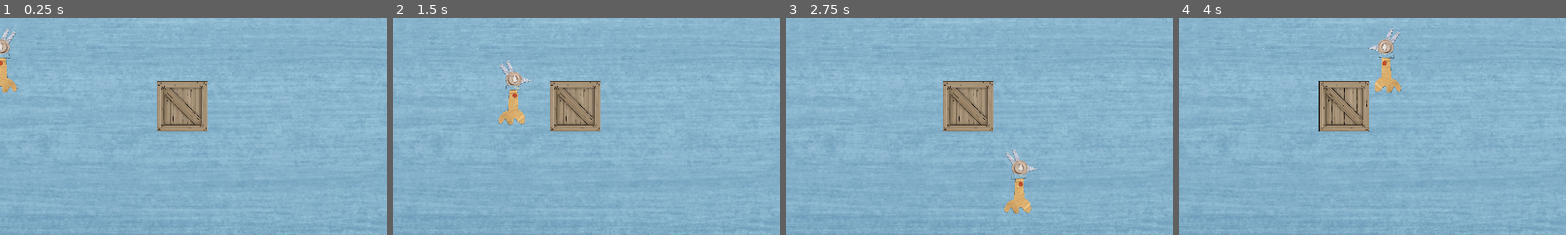
Above: before the commit, frames 1-4 (left to right).
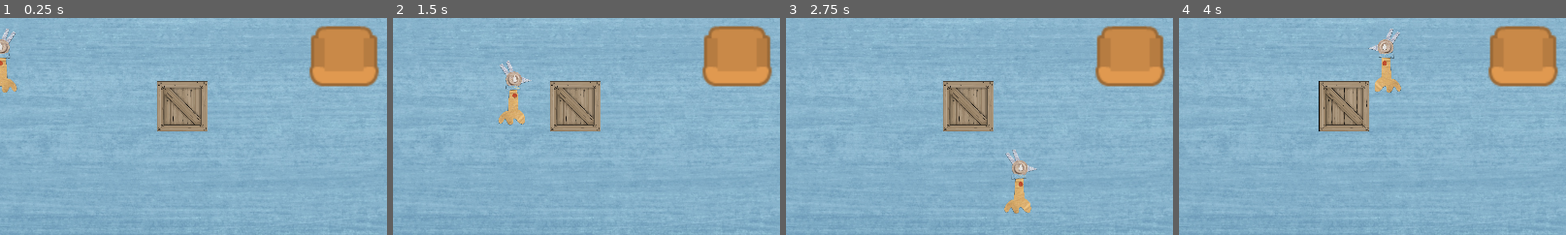
Above: after the commit, the same moments.

Repository: ZaninAndrea/shovel-jam-25
Game: Godot game, scene res://scenes/rooms/cockpit/cockpit.tscn
Same seed, same stepped clock (60 frames per second), same inputs: the game is played once before the commit and once after it.
Inputs:
- Up to frame 1 (0.25 s): no input
- Up to frame 2 (1.5 s): tap Enter at 0.5 s; hold Right (ui_right) 0.53-1.28 s; hold 1 (select_slot_1) 0.53-1.28 s; hold Down (ui_down) from 1.28 s (still down); tap E (push) at 1.35 s
- Up to frame 3 (2.75 s): tap 1 (select_slot_1) at 1.55 s; release Down (ui_down) at 2.03 s; hold Right (ui_right) from 2.03 s (still down); hold 1 (select_slot_1) from 2.03 s (still down)
- Up to frame 4 (4 s): release Right (ui_right) at 2.78 s; release 1 (select_slot_1) at 2.78 s; hold Up (ui_up) 2.78-3.53 s; tap 1 (select_slot_1) at 2.85, 3.8 s; hold Left (ui_left) from 3.53 s (still down); hold E (push) from 3.53 s (still down)
The pictures show only the part of the screen within x 33-83%, y 47-96%; the shares and areas given below are measured in that part.

The runs differ from the first frame. In frame 1, 4.7% of the frame differs, in the area x 79-98%, y 3-32%; in frame 2, 4.7%; in frame 3, 4.7%; in frame 4, 4.7%.

Commit message:
Implementata chest

Diff:
--- a/autoload/inventory/inventory.gd
+++ b/autoload/inventory/inventory.gd
@@ -12,8 +12,21 @@
 	items[slot-1] = item
 	item_set.emit(item, slot)
 
+func remove_item(slot: int):
+	items[slot-1] = null
+
 func get_item(slot: int) -> Item:
 	if slot <= 0 or slot > 2:
 		push_error("Cannot get slot ", slot)
 
 	return items[slot-1]
+
+func find_item(item: Item) -> int:
+	var item_1 = get_item(1)
+	var item_2 = get_item(2)
+	if item_1 != null and item_1.id == item.id:
+		return 1
+	elif item_2 !=null and item_2.id == item.id:
+		return 2
+	else:
+		return -1
--- /dev/null
+++ b/resources/items/prize.tres
@@ -0,0 +1,11 @@
+[gd_resource type="Resource" script_class="Item" load_steps=3 format=3 uid="uid://cy1nygipa7857"]
+
+[ext_resource type="Texture2D" uid="uid://dxw5snykyx0nn" path="res://assets/sprites/prize.png" id="1_jy6oo"]
+[ext_resource type="Script" uid="uid://c4rw8efovyv70" path="res://autoload/inventory/item.gd" id="2_xvw6g"]
+
+[resource]
+script = ExtResource("2_xvw6g")
+id = "prize"
+name = "Prize"
+icon = ExtResource("1_jy6oo")
+metadata/_custom_type_script = "uid://c4rw8efovyv70"
--- /dev/null
+++ b/scenes/objects/chest/chest.gd
@@ -0,0 +1,30 @@
+class_name Chest extends Interactable
+
+@export var key: Item = null
+@export var drop: Item = null
+@export var consume_key: bool = true
+@export var consume_chest: bool = true
+@export var drop_offset: Vector2 = Vector2(0, 32)
+const DROPPED_ITEM = preload("res://scenes/objects/dropped_item/dropped_item.tscn")
+
+func interact():
+	var key_slot = Inventory.find_item(key)
+	if key_slot == -1:
+		print("You don't have the key")
+		return
+
+	# Remove the key if needed
+	if consume_key:
+		Inventory.remove_item(key_slot)
+
+	# Spawn the dropped item
+	if drop:
+		var dropped = DROPPED_ITEM.instantiate()
+		dropped.item = drop
+		get_tree().current_scene.add_child(dropped)
+		dropped.global_position = self.global_position + drop_offset
+		print("Dropped item spawned at ", dropped.global_position)
+
+	#	Remove the checst if needed
+	if consume_chest:
+		self.queue_free()
--- /dev/null
+++ b/scenes/objects/chest/chest.tscn
@@ -0,0 +1,19 @@
+[gd_scene load_steps=4 format=3 uid="uid://k4jkbv3qye3q"]
+
+[ext_resource type="Script" uid="uid://brklajdl3dv65" path="res://scenes/objects/chest/chest.gd" id="1_vmxm4"]
+[ext_resource type="Texture2D" uid="uid://dl07kds6atdxp" path="res://assets/sprites/chest.png" id="1_yv7tv"]
+
+[sub_resource type="RectangleShape2D" id="RectangleShape2D_vmxm4"]
+size = Vector2(46, 42)
+
+[node name="Chest" type="StaticBody2D"]
+collision_layer = 4
+collision_mask = 0
+script = ExtResource("1_vmxm4")
+
+[node name="CollisionShape2D" type="CollisionShape2D" parent="."]
+position = Vector2(0, 1)
+shape = SubResource("RectangleShape2D_vmxm4")
+
+[node name="Sprite2D" type="Sprite2D" parent="."]
+texture = ExtResource("1_yv7tv")
--- a/scenes/objects/dropped_item/dropped_item.gd
+++ b/scenes/objects/dropped_item/dropped_item.gd
@@ -1,5 +1,5 @@
 @tool
-class_name DroppedItem extends Node2D
+class_name DroppedItem extends Interactable
 @onready var sprite_2d: Sprite2D = $Sprite2D
 
 @export var item: Item:
@@ -15,3 +15,7 @@
 		sprite_2d.texture = item.icon
 	elif sprite_2d:
 		sprite_2d.texture = null
+
+func interact():
+	Inventory.set_item(item, 1)
+	self.queue_free()
--- a/scenes/player/player.gd
+++ b/scenes/player/player.gd
@@ -5,7 +5,7 @@
 @export var push_force := speed / 3
 
 @onready var sprite_2d: Sprite2D = $Sprite2D
-@onready var interaction_area := $InteractionArea
+@onready var interaction_area: Area2D = $InteractionArea
 @onready var push_area: Area2D = $PushArea
 
 var can_push: bool = false
@@ -61,6 +61,10 @@
 	if event.is_action_pressed("select_slot_1"): # custom action mapped to key "1"
 		var overlapping = interaction_area.get_overlapping_areas()
 		for area in overlapping:
-			if area is DroppedItem:
-				Inventory.set_item(area.item, 1)
-				area.queue_free()
+			if area is Interactable:
+				area.interact()
+
+		overlapping = interaction_area.get_overlapping_bodies()
+		for body in overlapping:
+			if body is Interactable:
+				body.interact()
--- a/scenes/rooms/cockpit/cockpit.tscn
+++ b/scenes/rooms/cockpit/cockpit.tscn
@@ -9,8 +9,10 @@
 [ext_resource type="PackedScene" uid="uid://bi1b1x3qm07g3" path="res://scenes/objects/dropped_item/dropped_item.tscn" id="5_kcbey"]
 [ext_resource type="Resource" uid="uid://x24ae5hu0ojh" path="res://resources/items/badge.tres" id="6_5l60j"]
 [ext_resource type="PackedScene" uid="uid://djmxp0glt8f8u" path="res://scenes/ui/inventory/InventoryUI.tscn" id="7_5l60j"]
+[ext_resource type="PackedScene" uid="uid://k4jkbv3qye3q" path="res://scenes/objects/chest/chest.tscn" id="10_6s8b5"]
+[ext_resource type="Resource" uid="uid://cy1nygipa7857" path="res://resources/items/prize.tres" id="11_kvyvl"]
 
-[sub_resource type="Image" id="Image_vcopd"]
+[sub_resource type="Image" id="Image_kvyvl"]
 data = {
 "data": PackedByteArray(145, 139, 55, 255, 145, 139, 55, 255, 145, 139, 55, 255, 145, 139, 55, 255, 145, 139, 55, 255,  …(189905 unchanged characters)…
 "format": "RGBA8",
@@ -72,3 +74,9 @@
 [node name="DroppedItem" parent="." instance=ExtResource("5_kcbey")]
 position = Vector2(353, 512)
 item = ExtResource("6_5l60j")
+
+[node name="Chest" parent="." instance=ExtResource("10_6s8b5")]
+position = Vector2(1487, 594)
+scale = Vector2(3.72, 3.72)
+key = ExtResource("6_5l60j")
+drop = ExtResource("11_kvyvl")
--- /dev/null
+++ b/scripts/components/interactable.gd
@@ -0,0 +1,6 @@
+class_name Interactable extends Node
+
+# interact is the base interaction function, it should be
+# overridden by all classes extending Interactable
+func interact():
+	pass
Binary file added: assets/sprites/chest.png
Not shown, added: assets/sprites/chest.png.import
Binary file added: assets/sprites/prize.png
Not shown, added: assets/sprites/prize.png.import
Not shown, added: scenes/objects/chest/chest.gd.uid
Not shown: 3 places in scenes/rooms/cockpit/cockpit.tscn that only renumber resources
Not shown, added: scripts/components/interactable.gd.uid
